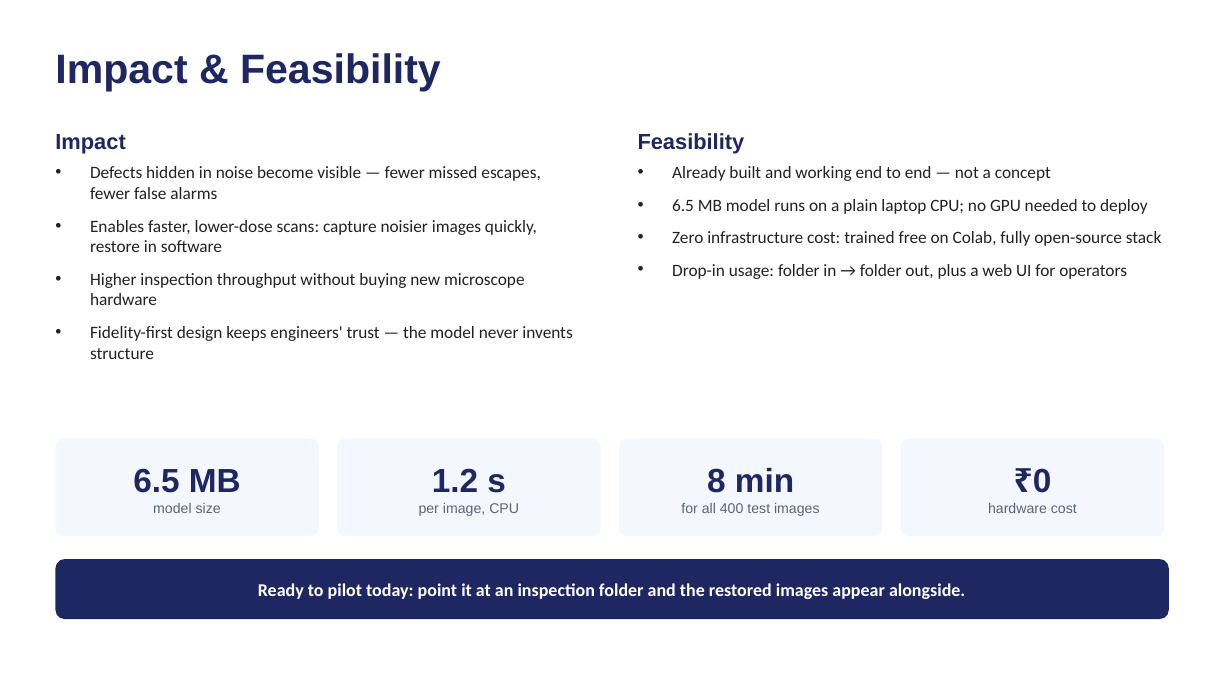
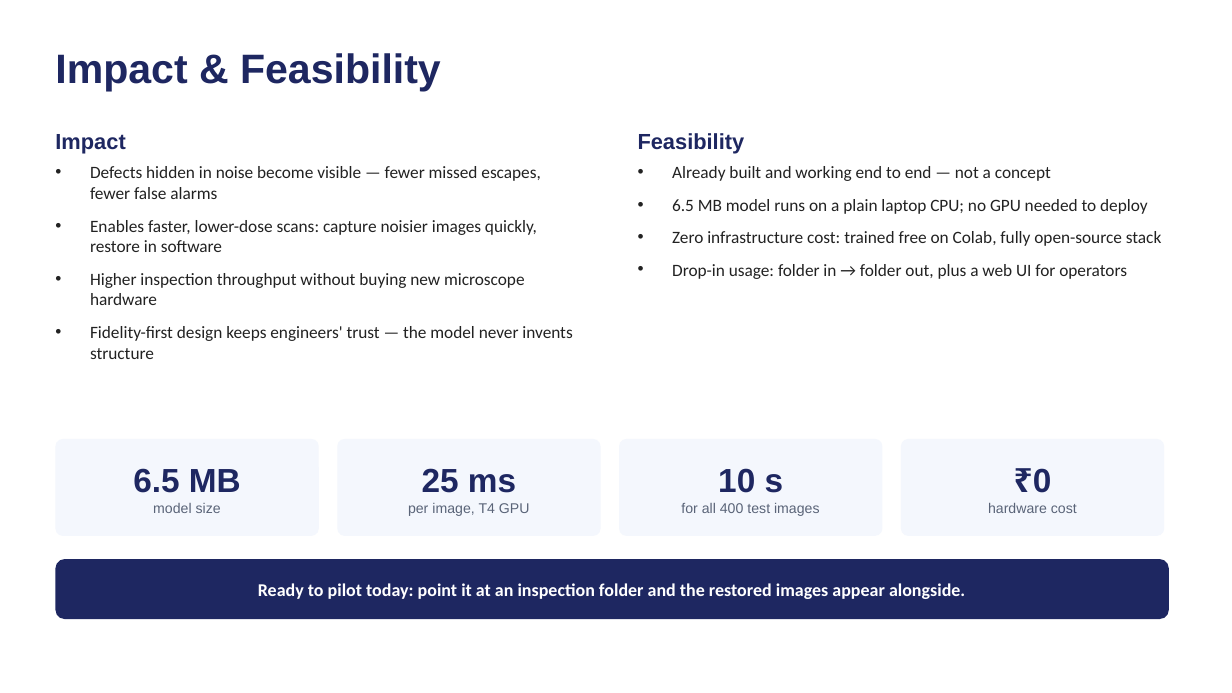
Before and after one commit to prakharbajaj1551/semicon-image-restoration, a slide deck: slide 8 of BYTE_BRIGADE_SEMICON2026.pptx. Drawn at 1232x693 pixels with LibreOffice and Linux fonts; fonts in the diff are those of the drawing. Boxes give left, top, right and bottom in pixels: in the first picture for what was removed or moved away, otherwise in the second. Text is boxed around its words. In the diff, an @@ line names an element or a change of style, - is before the commit and + after.

```diff
--- a/BYTE_BRIGADE_SEMICON2026.pptx
+++ b/BYTE_BRIGADE_SEMICON2026.pptx
@@ text in rounded rectangle at <box>408,468,530,516</box>: text changed @@
-1.2 s
-per image, CPU
+25 ms
+per image, T4 GPU
@@ text in rounded rectangle at <box>718,468,784,493</box>: text changed @@
-8 min
+10 s
```
Also in this commit, not shown: 2 other slides changed, 3 other files.
